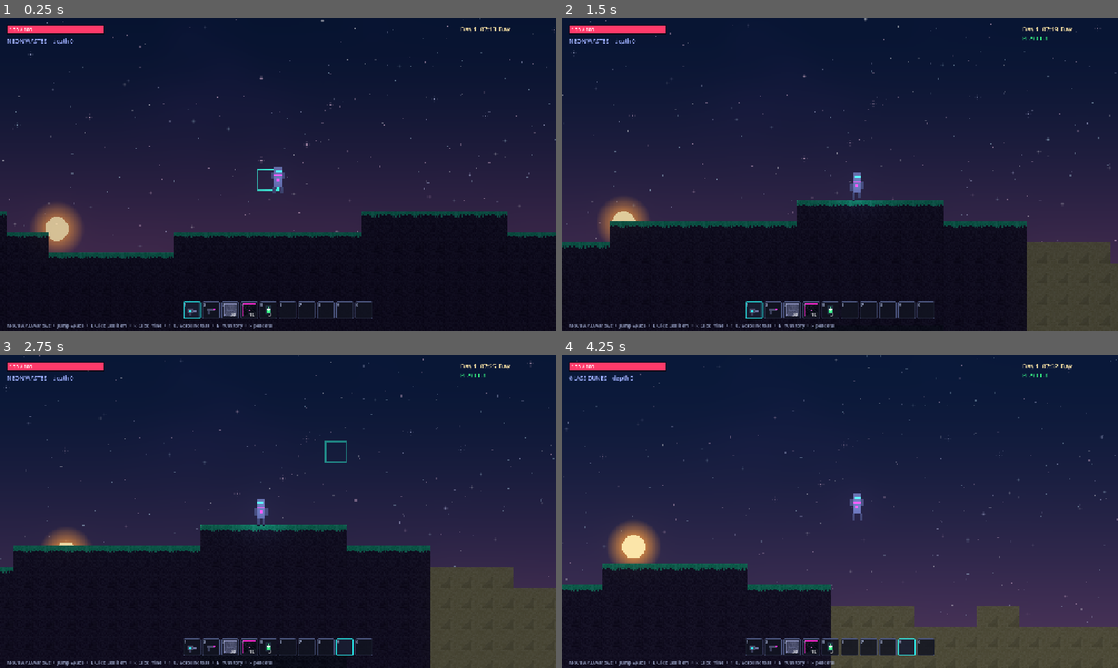
Above: before the commit, frames 1-4 (two rows, left to right).
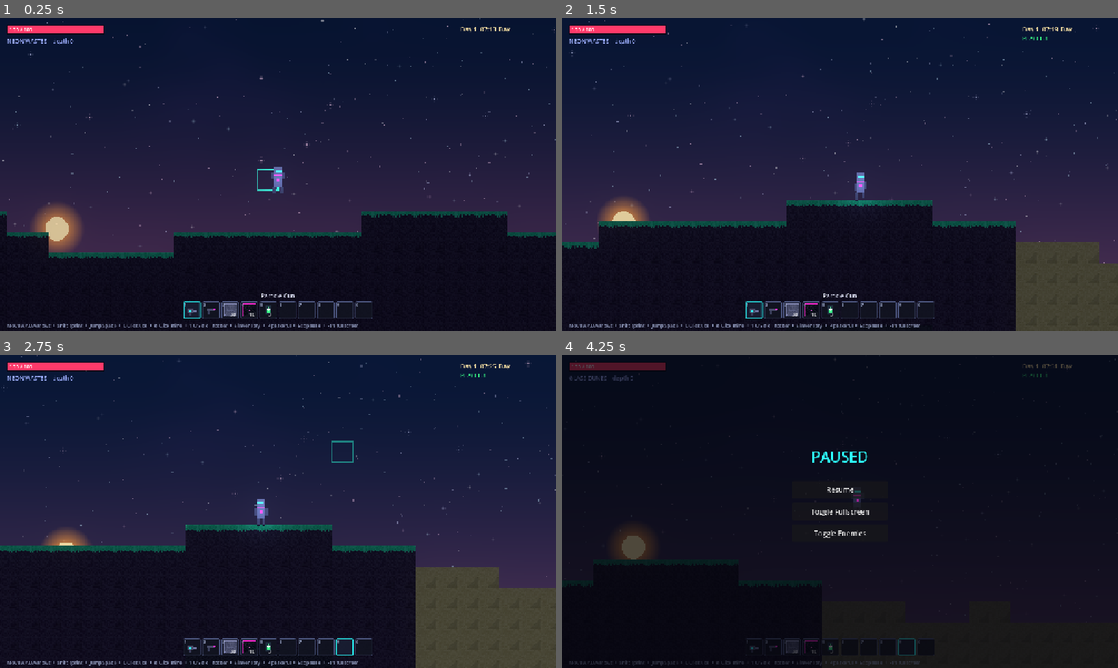
Above: after the commit, the same moments.

Repository: jaygriggsau/exocraft
Game: Godot game, scene res://scenes/Main.tscn
The game is run twice, just before and just after one commit, with the same random seed, the same clock (stepped at 60 frames per second) and the same inputs.
Inputs (mouse positions are in pixels of both pictures, inside the frame that each line leads up to):
- Up to frame 1 (0.25 s): no input
- Up to frame 2 (1.5 s): tap Enter at 0.5 s; move the mouse to (962, 158) at 0.52 s; hold P (toggle_enemies) 0.53-1.28 s; hold D (move_right) from 0.53 s (still down); click (962, 158) at 0.67 s; tap Space (jump) at 0.77 s; tap Shift (sprint, bound only after the commit) at 0.8, 1.35 s; move the mouse to (728, 190) at 1.27 s; click (728, 190) at 1.42 s
- Up to frame 3 (2.75 s): tap Space (jump) at 1.52 s; tap 1 at 1.55, 2.1 s; move the mouse to (333, 442) at 2.02 s; release D (move_right) at 2.03 s; hold A (move_left) from 2.03 s (still down); click (333, 442) at 2.17 s; tap 9 at 2.3 s
- Up to frame 4 (4.25 s): move the mouse to (812, 574) at 2.77 s; release A (move_left) at 2.78 s; hold D (move_right) from 2.78 s (still down); tap 9 at 2.85 s; click (812, 574) at 2.92 s; tap Space (jump) at 3.02, 3.77 s; tap P (toggle_enemies) at 3.05 s; move the mouse to (1006, 558) at 3.52 s; hold P (toggle_enemies) from 3.53 s (still down); click (1006, 558) at 3.67 s; tap Shift (sprint, bound only after the commit) at 3.8 s; tap Escape (pause, bound only after the commit) at 4.15 s

The runs differ from the first frame. In frame 1, 0.5% of the frame differs, in the area x 10-65%, y 88-100%; in frame 2, 2.6%; in frame 3, 2.8%; in frame 4, 86%, in the area x 0-100%, y 0-100%.

Commit message:
Add quality-of-life improvements
- Pause menu (Esc): dim overlay with Resume / Fullscreen / Enemies buttons;
  HUD runs while paused (process_mode ALWAYS)
- Out-of-combat health regeneration
- Sprint on hold Shift
- Fullscreen toggle (F11)
- Held-item name label above the hotbar
- Hover tooltips (name + count) over the cargo grid
- Low-health red vignette that pulses as HP drops
- Expanded on-screen controls hint and README

https://claude.ai/code/session_01Lbtdt6KHnYyPZuVhH3cTWJ

Diff:
--- a/scripts/autoload/Game.gd
+++ b/scripts/autoload/Game.gd
@@ -38,6 +38,8 @@
 	_add_action("jump", [KEY_SPACE, KEY_W, KEY_UP])
 	_add_action("toggle_inventory", [KEY_E, KEY_TAB])
 	_add_action("toggle_enemies", [KEY_P])
+	_add_action("pause", [KEY_ESCAPE])
+	_add_action("sprint", [KEY_SHIFT])
 
 func _add_action(name: String, keys: Array) -> void:
 	if InputMap.has_action(name):
--- a/scripts/player/Player.gd
+++ b/scripts/player/Player.gd
@@ -4,6 +4,9 @@
 ## all key off the currently selected hotbar item.
 
 const SPEED := 120.0
+const SPRINT_MULT := 1.7
+const REGEN_DELAY := 4.0            # seconds out of combat before health regens
+const REGEN_RATE := 7.0            # health per second
 const ACCEL := 1400.0
 const FRICTION := 1600.0
 const JUMP_VELOCITY := -270.0
@@ -30,6 +33,7 @@
 var _place_cd := 0.0
 var _fire_cd := 0.0
 var _invuln := 0.0
+var _no_dmg := 0.0
 
 func _ready() -> void:
 	add_to_group("player")
@@ -97,10 +101,16 @@
 	_fire_cd = maxf(0.0, _fire_cd - dt)
 	_invuln = maxf(0.0, _invuln - dt)
 
-	# horizontal movement
+	# regenerate health when out of combat
+	_no_dmg += dt
+	if _no_dmg >= REGEN_DELAY and Game.health < Game.max_health:
+		Game.heal_player(REGEN_RATE * dt)
+
+	# horizontal movement (Shift to sprint)
+	var spd := SPEED * (SPRINT_MULT if Input.is_action_pressed("sprint") else 1.0)
 	var dir := Input.get_axis("move_left", "move_right")
 	if dir != 0.0:
-		velocity.x = move_toward(velocity.x, dir * SPEED, ACCEL * dt)
+		velocity.x = move_toward(velocity.x, dir * spd, ACCEL * dt)
 		facing = signi(int(dir))
 		sprite.flip_h = facing < 0
 	else:
@@ -301,6 +311,7 @@
 	if _invuln > 0.0:
 		return
 	_invuln = INVULN
+	_no_dmg = 0.0
 	Game.damage_player(amount)
 	# knockback flash
 	modulate = Color(1, 0.5, 0.5)
--- a/scripts/ui/HUD.gd
+++ b/scripts/ui/HUD.gd
@@ -23,16 +23,36 @@
 var _inv_panel: Control
 var _craft_panel: Control
 var _craft_rows := []            # array of {button,recipe}
+var _sel_label: Label
+var _tip: Panel
+var _tip_label: Label
+var _vig_mat: ShaderMaterial
+var _pause_panel: Control
+
+const VIGNETTE_SHADER := """
+shader_type canvas_item;
+uniform float amount : hint_range(0.0, 1.0) = 0.0;
+void fragment() {
+	float d = distance(UV, vec2(0.5));
+	float v = smoothstep(0.25, 0.78, d);
+	COLOR = vec4(1.0, 0.1, 0.2, v * amount);
+}
+"""
 
 func _ready() -> void:
 	layer = 10
+	process_mode = Node.PROCESS_MODE_ALWAYS   # keep UI alive while the game is paused
 	_make_styleboxes()
 	_build_health()
 	_build_info()
 	_build_hotbar()
+	_build_selected_label()
 	_build_inventory()
 	_build_crafting()
+	_build_tooltip()
+	_build_vignette()
 	_build_death_label()
+	_build_pause()
 
 	Game.inventory_changed.connect(_refresh)
 	Game.health_changed.connect(_on_health)
@@ -48,6 +68,32 @@
 		_info_label.text = "%s    depth %d" % [biome, maxi(0, depth)]
 	_clock_label.text = "Day %d  %s  %s" % [Game.day_count, Game.clock_string(), Game.day_phase()]
 	_peaceful_label.visible = not Game.enemies_enabled
+	_update_vignette()
+	_update_tooltip()
+
+func _update_vignette() -> void:
+	# red pulse that grows as health drops below ~35%
+	var ratio := Game.health / Game.max_health
+	var low := clampf((0.35 - ratio) / 0.35, 0.0, 1.0)
+	var pulse := 0.6 + 0.4 * sin(Time.get_ticks_msec() / 180.0)
+	_vig_mat.set_shader_parameter("amount", low * pulse * 0.7)
+
+func _update_tooltip() -> void:
+	_tip.visible = false
+	if not _inv_panel.visible or Game.inventory == null:
+		return
+	var mp: Vector2 = _inv_panel.get_global_mouse_position()
+	for i in Inventory.SIZE:
+		var s: Dictionary = _inv_slots[i]
+		if s.panel.get_global_rect().has_point(mp):
+			var stack = Game.inventory.slots[i]
+			if stack != null:
+				var nm := ItemDB.name_of(stack.id)
+				_tip_label.text = "%s   x%d" % [nm, stack.count] if stack.count > 1 else nm
+				_tip.size = Vector2(_tip_label.get_minimum_size().x + 14, 22)
+				_tip.position = mp + Vector2(14, 14)
+				_tip.visible = true
+			return
 
 func _biome_name(b: int) -> String:
 	match b:
@@ -91,7 +137,7 @@
 	_info_label.position = Vector2(16, 44)
 	add_child_control(_info_label)
 
-	var hint := _make_label("Move WAD/Arrows  •  Jump Space  •  L-Click use item  •  R-Click mine  •  1-0 / Scroll hotbar  •  E inventory  •  P peaceful", 11)
+	var hint := _make_label("Move WAD/Arrows  •  Shift sprint  •  Jump Space  •  L-Click use  •  R-Click mine  •  1-0/Scroll hotbar  •  E inventory  •  P peaceful  •  Esc pause  •  F11 fullscreen", 11)
 	hint.modulate = Color(0.7, 0.75, 0.9, 0.8)
 	hint.position = Vector2(16, VH - 20)
 	add_child_control(hint)
@@ -180,6 +226,78 @@
 		parts.append("%dx %s" % [c[1], ItemDB.name_of(c[0])])
 	return out + ", ".join(parts)
 
+func _build_selected_label() -> void:
+	# name of the currently held item, centred above the hotbar
+	_sel_label = _make_label("", 13)
+	_sel_label.modulate = Color("e8ecff")
+	_sel_label.horizontal_alignment = HORIZONTAL_ALIGNMENT_CENTER
+	_sel_label.size = Vector2(VW, 18)
+	_sel_label.position = Vector2(0, VH - SLOT - 50)
+	add_child_control(_sel_label)
+
+func _build_tooltip() -> void:
+	_tip = Panel.new()
+	_tip.mouse_filter = Control.MOUSE_FILTER_IGNORE
+	_tip.add_theme_stylebox_override("panel", _normal_sb)
+	_tip.visible = false
+	_tip.z_index = 5
+	add_child_control(_tip)
+	_tip_label = _make_label("", 12)
+	_tip_label.position = Vector2(7, 3)
+	_tip_label.mouse_filter = Control.MOUSE_FILTER_IGNORE
+	_tip.add_child(_tip_label)
+
+func _build_vignette() -> void:
+	var v := ColorRect.new()
+	v.position = Vector2.ZERO
+	v.size = Vector2(VW, VH)
+	v.mouse_filter = Control.MOUSE_FILTER_IGNORE
+	var sh := Shader.new()
+	sh.code = VIGNETTE_SHADER
+	_vig_mat = ShaderMaterial.new()
+	_vig_mat.shader = sh
+	_vig_mat.set_shader_parameter("amount", 0.0)
+	v.material = _vig_mat
+	add_child_control(v)
+
+func _build_pause() -> void:
+	_pause_panel = Control.new()
+	_pause_panel.visible = false
+	_pause_panel.z_index = 20
+	add_child_control(_pause_panel)
+	var dim := ColorRect.new()
+	dim.color = Color(0.02, 0.02, 0.05, 0.7)
+	dim.position = Vector2.ZERO
+	dim.size = Vector2(VW, VH)
+	_pause_panel.add_child(dim)
+	var title := _make_label("PAUSED", 34)
+	title.modulate = Color("2dffff")
+	title.horizontal_alignment = HORIZONTAL_ALIGNMENT_CENTER
+	title.size = Vector2(VW, 40)
+	title.position = Vector2(0, VH / 2 - 150)
+	_pause_panel.add_child(title)
+	_add_pause_button("Resume", VH / 2 - 70, func(): _set_paused(false))
+	_add_pause_button("Toggle Fullscreen", VH / 2 - 20, _toggle_fullscreen)
+	_add_pause_button("Toggle Enemies", VH / 2 + 30, func(): Game.toggle_enemies())
+
+func _add_pause_button(text: String, y: int, cb: Callable) -> void:
+	var b := Button.new()
+	b.text = text
+	b.add_theme_font_size_override("font_size", 16)
+	b.size = Vector2(220, 40)
+	b.position = Vector2(VW / 2 - 110, y)
+	b.pressed.connect(cb)
+	_pause_panel.add_child(b)
+
+func _set_paused(p: bool) -> void:
+	get_tree().paused = p
+	_pause_panel.visible = p
+
+func _toggle_fullscreen() -> void:
+	var fs := DisplayServer.window_get_mode() == DisplayServer.WINDOW_MODE_FULLSCREEN
+	DisplayServer.window_set_mode(
+		DisplayServer.WINDOW_MODE_WINDOWED if fs else DisplayServer.WINDOW_MODE_FULLSCREEN)
+
 func _build_death_label() -> void:
 	_death_label = _make_label("SYSTEMS REBOOTING...", 28)
 	_death_label.modulate = Color("ff3b6b")
@@ -189,12 +307,19 @@
 
 # ---------------------------------------------------------------------------
 func _unhandled_input(e: InputEvent) -> void:
+	if e.is_action_pressed("pause"):
+		_set_paused(not get_tree().paused)
+		return
 	if e is InputEventKey and e.pressed and not e.echo:
 		var k := (e as InputEventKey).physical_keycode
-		if k >= KEY_1 and k <= KEY_9:
+		if k == KEY_F11:
+			_toggle_fullscreen()
+		elif k >= KEY_1 and k <= KEY_9:
 			Game.inventory.select(k - KEY_1)
 		elif k == KEY_0:
 			Game.inventory.select(9)
+	if get_tree().paused:
+		return
 	if e is InputEventMouseButton and e.pressed:
 		# scroll wheel cycles the hotbar (up = left, down = right)
 		if e.button_index == MOUSE_BUTTON_WHEEL_UP:
@@ -225,6 +350,8 @@
 		_fill_slot(_inv_slots[i], Game.inventory.slots[i], false)
 	for row in _craft_rows:
 		row.button.disabled = not Game.inventory.can_craft(row.recipe)
+	var sid := Game.inventory.selected_id()
+	_sel_label.text = ItemDB.name_of(sid) if sid != "" else ""
 
 func _fill_slot(s: Dictionary, stack, selected: bool) -> void:
 	s.panel.add_theme_stylebox_override("panel", _select_sb if selected else _normal_sb)
Not shown, changed: README.md
